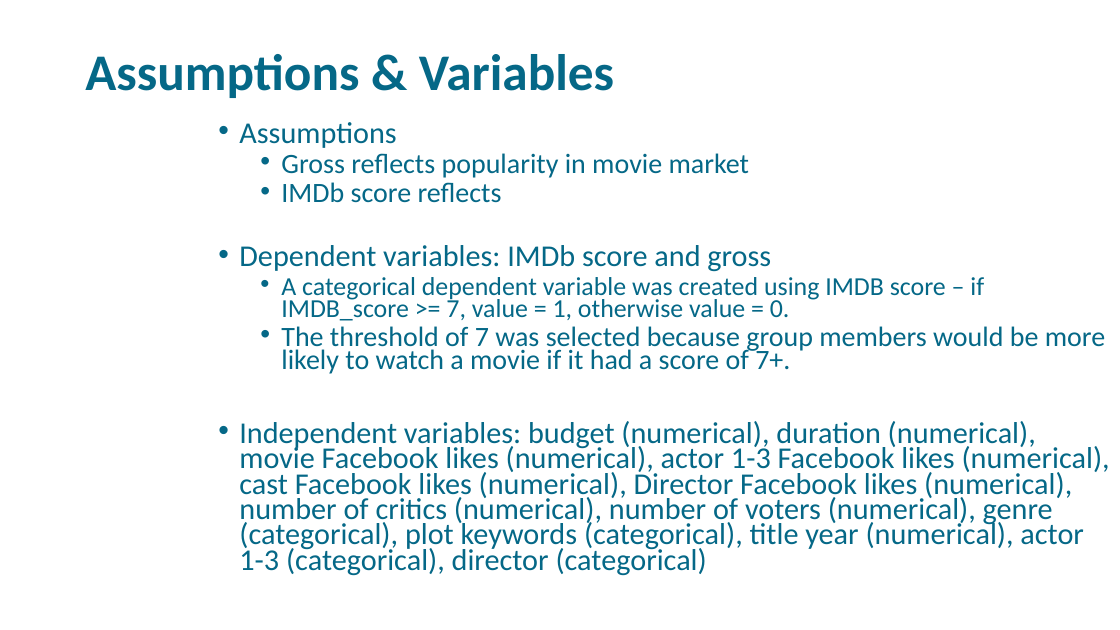
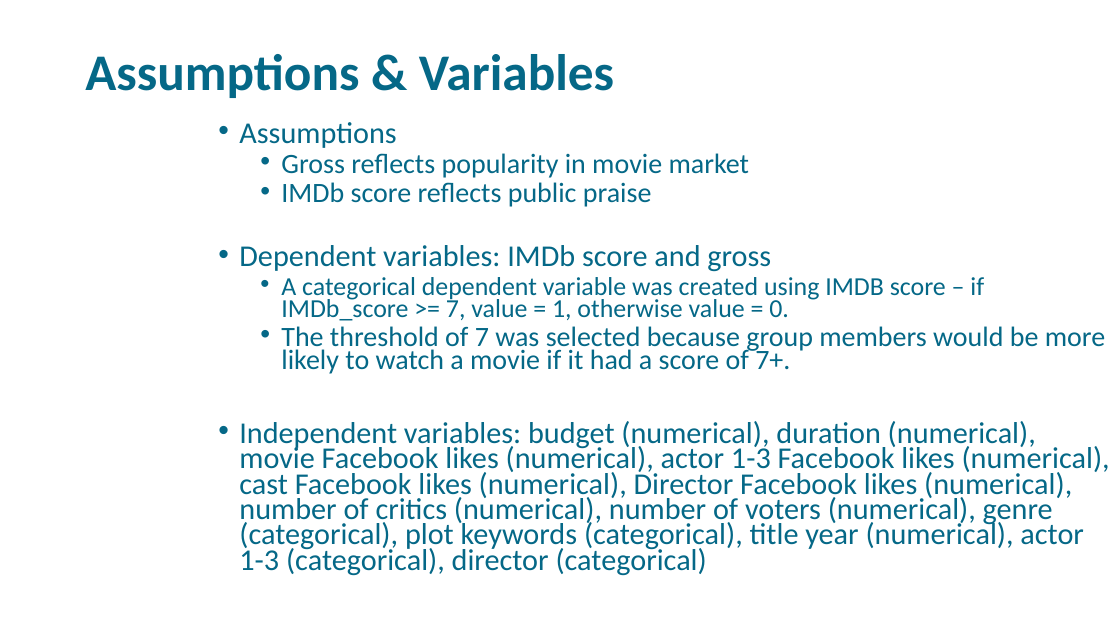
Before and after one commit to libbyYOU/IMDb-5000-movie-project, a slide deck: slide 4 of DSO-530 Final Project.pptx. Drawn at 1120x630 pixels with LibreOffice and Linux fonts; fonts in the diff are those of the drawing; background and template pictures are left out. Boxes give left, top, right and bottom in pixels: in the first picture for what was removed or moved away, otherwise in the second. Text is boxed around its words. In the diff, an @@ line names an element or a change of style, - is before the commit and + after.

Commit message:
ppt

```diff
--- a/DSO-530 Final Project.pptx
+++ b/DSO-530 Final Project.pptx
@@ text at (281,182,652,207): text changed @@
-  • IMDb score reflects
+  • IMDb score reflects public praise
@@ text at (281,277,984,321): text changed @@
-  • A categorical dependent variable was created using IMDB score – if IMDB_score >= 7, value = 1, otherwise value = 0.
+  • A categorical dependent variable was created using IMDB score – if IMDb_score >= 7, value = 1, otherwise value = 0.
```
Also in this commit, not shown: 1 other slide changed.
